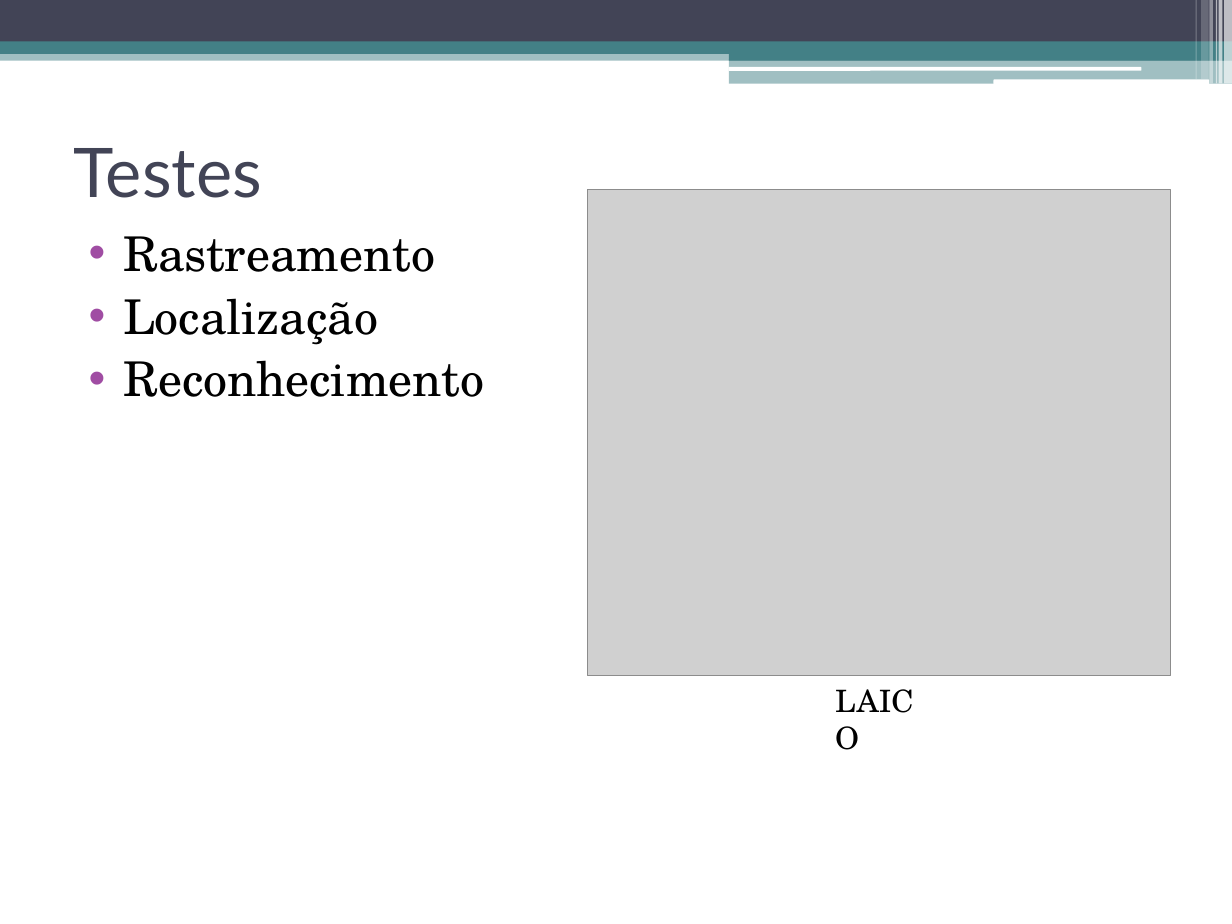
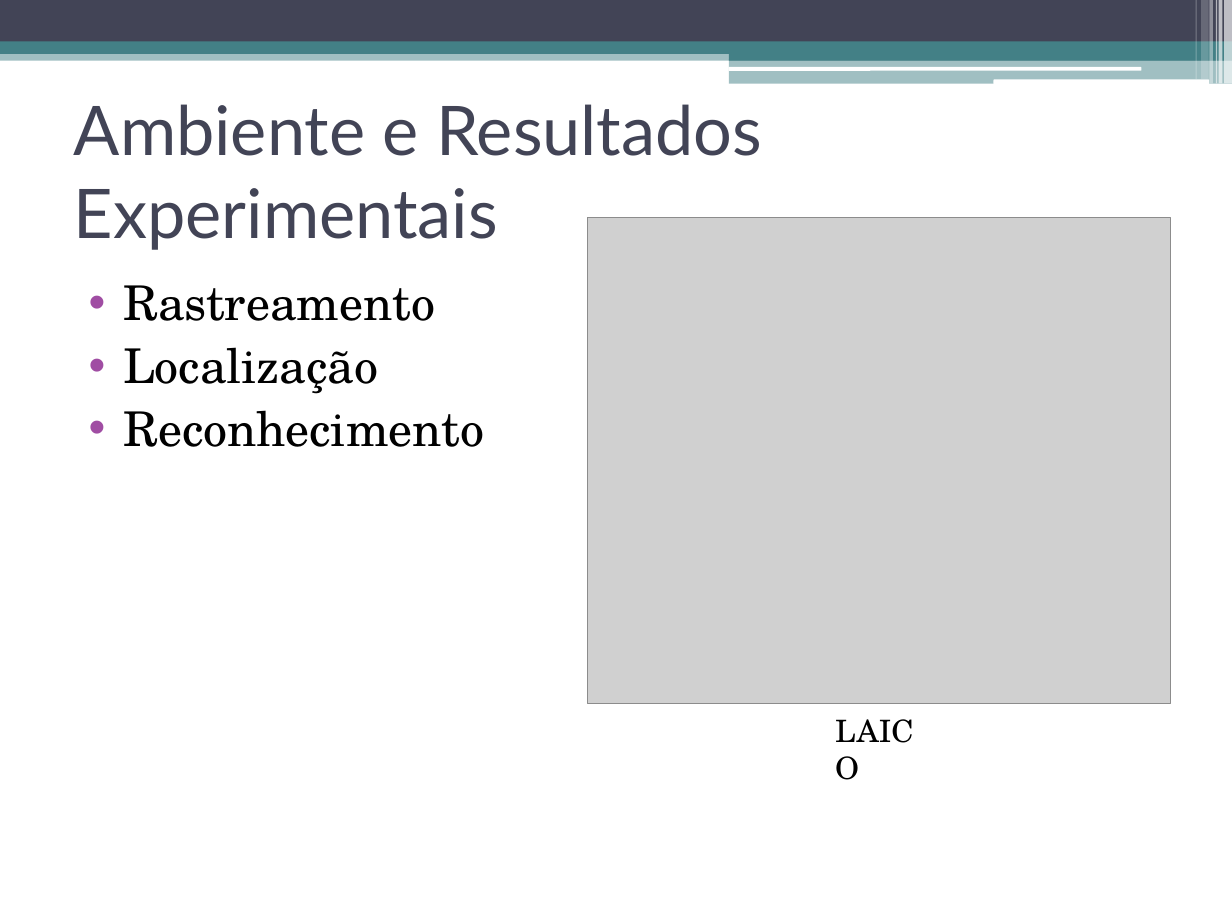
Before and after one commit to talesporto/Artigo-TRUE-SBCUP, a slide deck: slide 34 of apresentacao/ApresentacaoSBCUP.pptx. Drawn at 1232x924 pixels with LibreOffice and Linux fonts; fonts in the diff are those of the drawing; grey boxes stand for pictures. Boxes give left, top, right and bottom in pixels: in the first picture for what was removed or moved away, otherwise in the second. Text is boxed around its words. In the diff, an @@ line names an element or a change of style, - is before the commit and + after.

```diff
--- a/apresentacao/ApresentacaoSBCUP.pptx
+++ b/apresentacao/ApresentacaoSBCUP.pptx
@@ title at [74, 104, 762, 250]: text changed @@
-Testes
+Ambiente e Resultados Experimentais
@@ picture: place and size @@
-picture at [588, 190, 1170, 675]
+picture at [588, 218, 1170, 703]
@@ text "Rastreamento": place and size @@
-text "Rastreamento" at [123, 236, 484, 397]
+text "Rastreamento" at [123, 285, 484, 447]
@@ text "LAICO": place and size @@
-text "LAICO" at [823, 675, 942, 724]
+text "LAICO" at [823, 706, 942, 755]
```
Also in this commit, not shown: 2 other slides changed, 2 slides added, 2 slides removed, 2 other files.
